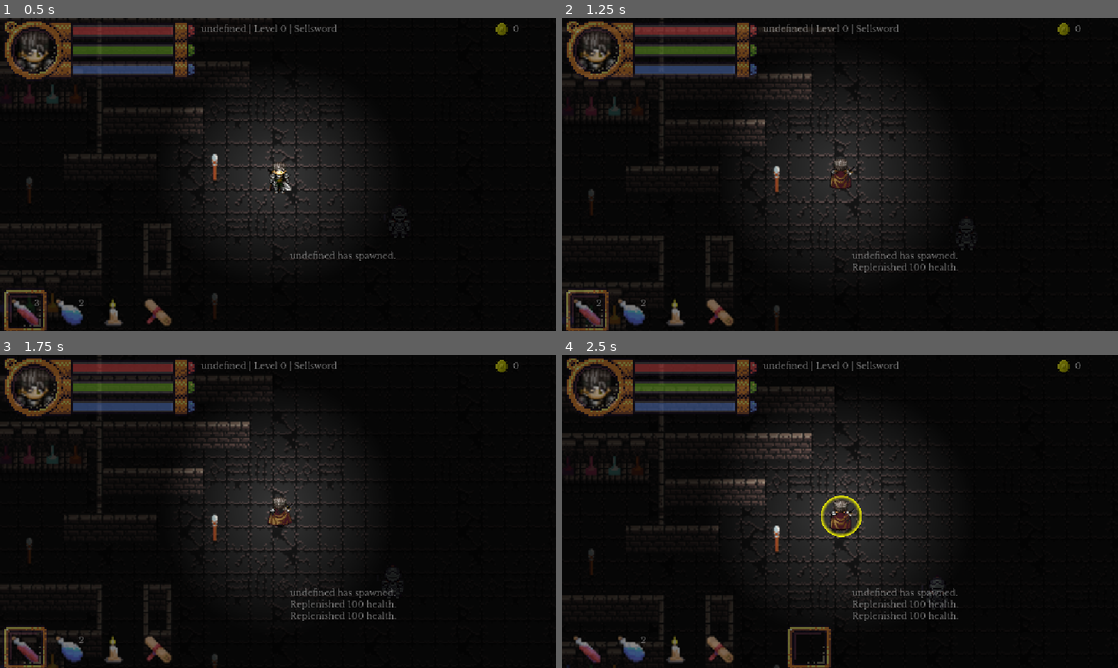
Above: before the commit, frames 1-4 (two rows, left to right).
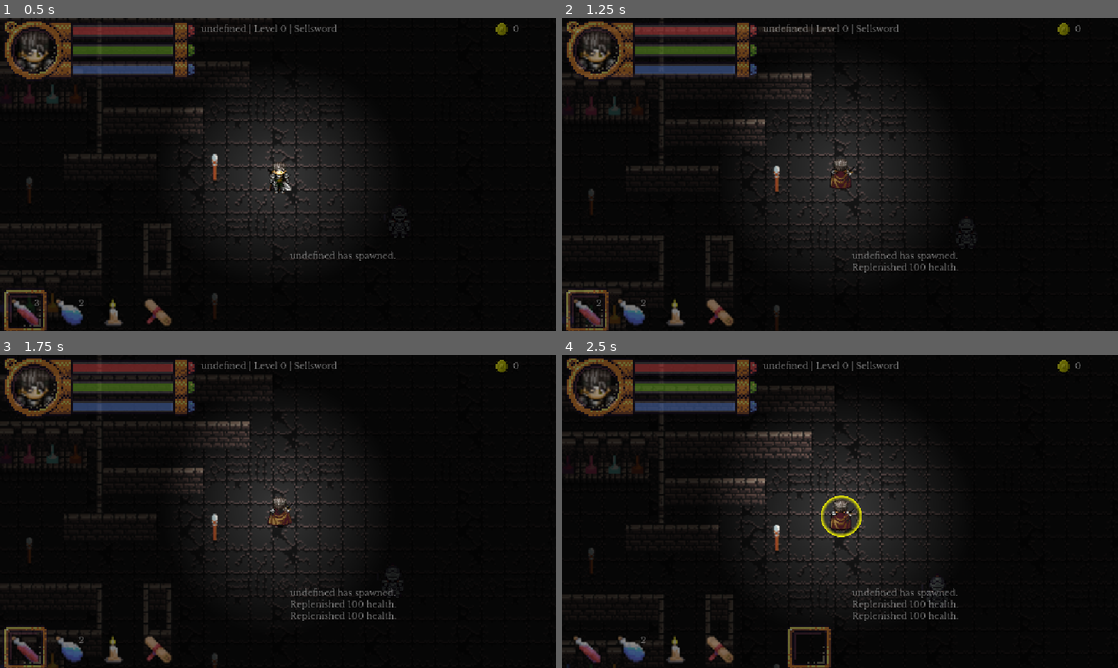
Above: after the commit, the same moments.

Repository: bbm-games/dankcryptic
Game: Godot game, scene res://game.tscn
Two runs of this game, one before a commit and one after it. Both use one fixed random seed, a clock stepped at 60 frames per second and the inputs below. This scene is started directly instead of the project's main scene.
Inputs (mouse positions are in pixels of both pictures, inside the frame that each line leads up to):
- Up to frame 1 (0.5 s): no input
- Up to frame 2 (1.25 s): move the mouse to (812, 237) at 0.52 s; hold W (walk_up) from 0.53 s (still down); hold Up (item_consume) from 0.53 s (still down); click (812, 237) at 0.67 s
- Up to frame 3 (1.75 s): keep holding W (walk_up); move the mouse to (444, 558) at 1.27 s; release Up (item_consume) at 1.28 s; click (444, 558) at 1.35 s; tap Up (item_consume) at 1.55 s
- Up to frame 4 (2.5 s): move the mouse to (673, 464) at 2.02 s; release W (walk_up) at 2.03 s; hold Left (item_left) from 2.03 s (still down); hold Right mouse button (block) from 2.03 s (still down); tap Up (item_consume) at 2.3 s

Frame 1 is identical in both runs. In frame 2, 0.3% of the frame differs, in the area x 3-75%, y 21-96%; in frame 3, 0.1%; in frame 4, 1.8%, in the area x 0-70%, y 7-100%.

Commit message:
fixed a lagging issue

Diff:
--- a/game.gd
+++ b/game.gd
@@ -192,7 +192,12 @@
 	otherstats.append_text("Weight: " + str(player_data['weight']))
 	otherstats.append_text("\nInventory Weight: " + str(player_data['inventory_weight']))
 	otherstats.append_text("\nSpeed: " + str(base_speed))
-	otherstats.append_text('\n' + JSON.stringify(player_data['statuses']))
+	otherstats.append_text('\n\n' + "[color=purple]Poisoned[/color]: " + str(player_data['statuses']['poisoned']))
+	otherstats.append_text('\n' + "[color=orange]Burned[/color]: " + str(player_data['statuses']['burned']))
+	otherstats.append_text('\n' + "[color=blue]Drenched[/color]: " + str(player_data['statuses']['drenched']))
+	otherstats.append_text('\n' + "[color=green]Confused[/color]: " + str(player_data['statuses']['confused']))
+	otherstats.append_text('\n' + "[color=yellow]Paralyzed[/color]: " + str(player_data['statuses']['paralyzed']))
+	otherstats.append_text('\n' + "[color=red]Bloodless[/color]: " + str(player_data['statuses']['bloodless']))
 
 # updates the player summary bar text at the top of the screen
 func update_player_summary_bar():
@@ -475,8 +480,9 @@
 
 			# redraw the quick slots
 			update_quick_slots()
-			# redraw the inventory
-			update_player_inventory()
+			# redraw the inventory if it was open during consumptions
+			if playerMenu.visible:
+				update_player_inventory()
 
 	if event.is_action_released("item_consume"):
 		if current_item_index == 3:
@@ -540,6 +546,7 @@
 		if playerMenu.visible:
 			playerMenu.hide()
 		else:
+			update_player_inventory()
 			playerMenu.show()
 
 # Called every frame. 'delta' is the elapsed time since the previous frame.
